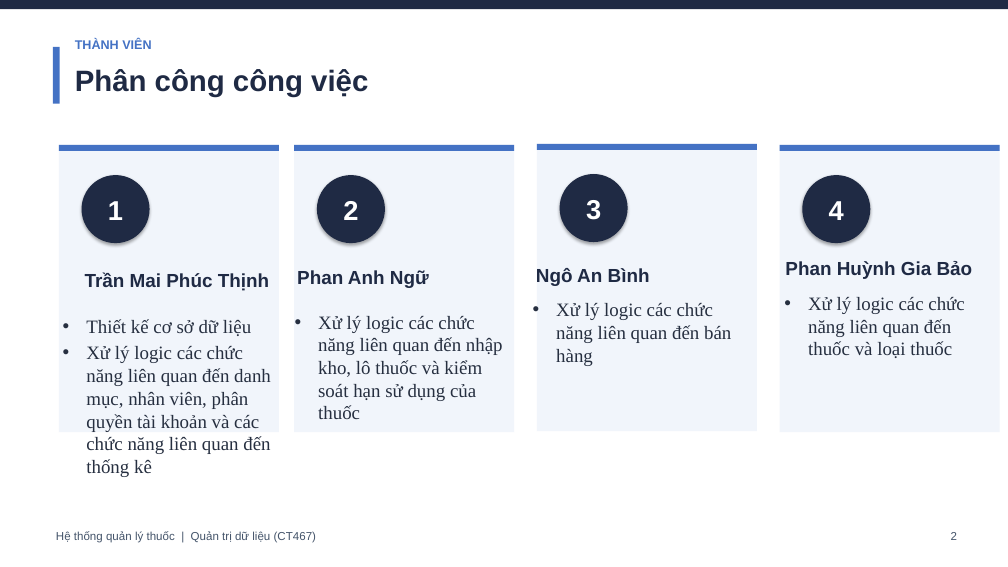
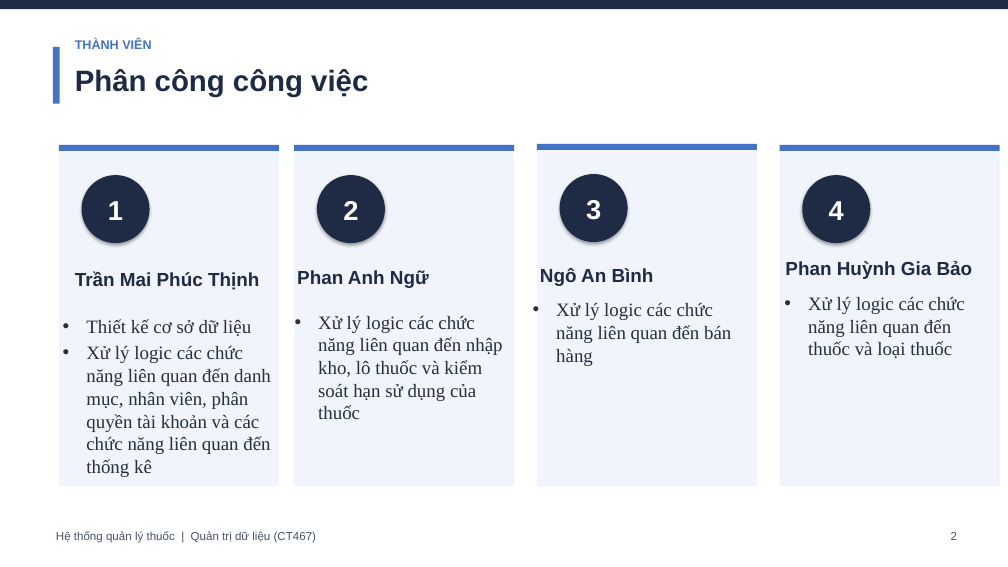
Before and after one commit to thinhtran0823-cyber/QTDL_quanlynhathuoc, a slide deck: slide 2 of BaoCao_HeThongThuoc (1).pptx. Drawn at 1008x567 pixels with LibreOffice and Linux fonts; fonts in the diff are those of the drawing. Boxes give left, top, right and bottom in pixels: in the first picture for what was removed or moved away, otherwise in the second. Text is boxed around its words. In the diff, an @@ line names an element or a change of style, - is before the commit and + after.

```diff
--- a/BaoCao_HeThongThuoc (1).pptx
+++ b/BaoCao_HeThongThuoc (1).pptx
@@ rectangle: place and size @@
-rectangle at [59,145,279,433]
+rectangle at [59,145,279,486]
@@ rectangle: place and size @@
-rectangle at [537,144,757,431]
+rectangle at [537,144,757,486]
@@ text "Trần Mai Phúc Thịnh": place and size @@
-text "Trần Mai Phúc Thịnh" at [85,273,269,291]
+text "Trần Mai Phúc Thịnh" at [75,272,259,290]
@@ text "Ngô An Bình": place and size @@
-text "Ngô An Bình" at [536,268,650,286]
+text "Ngô An Bình" at [540,268,654,286]
```
Also in this commit, not shown: 13 other slides changed, 9 slides added, 7 other files.
